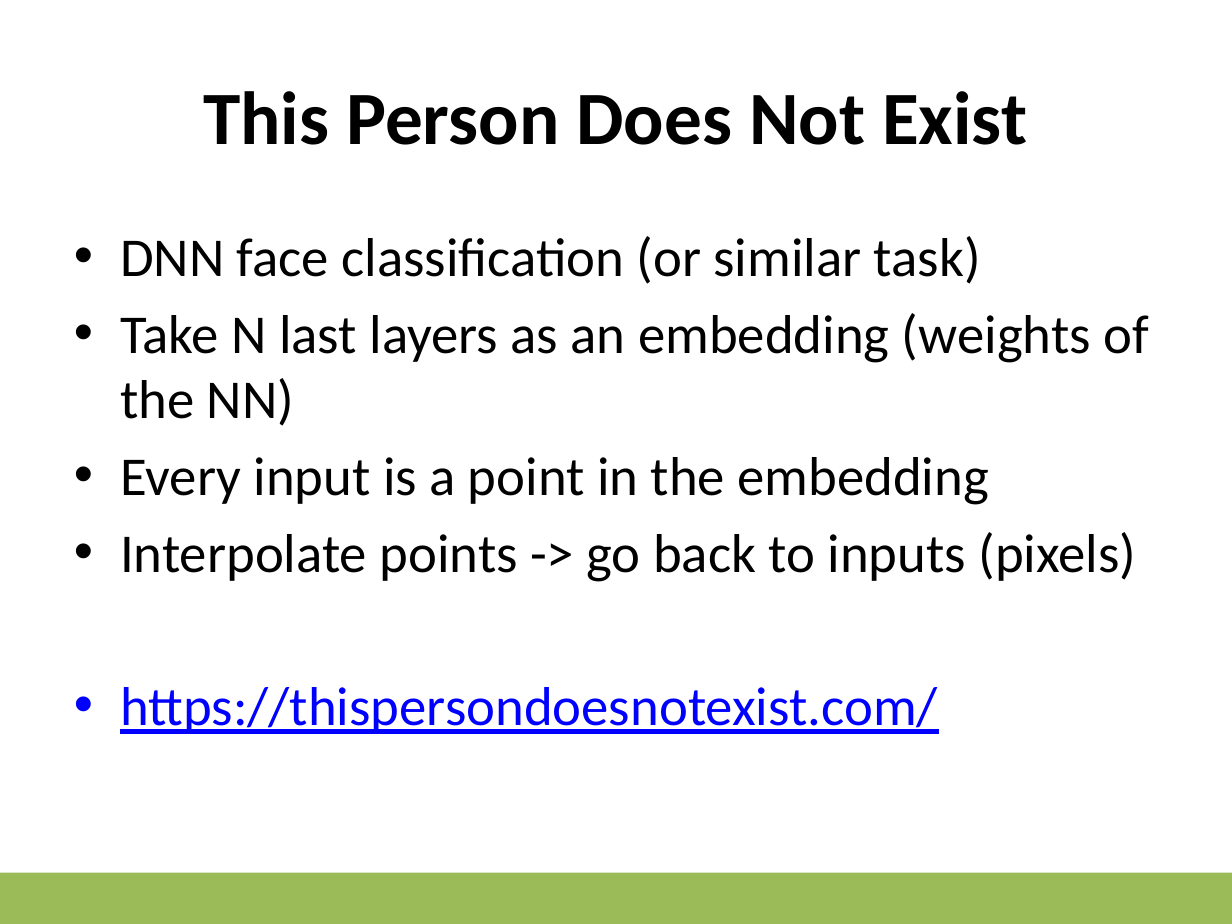
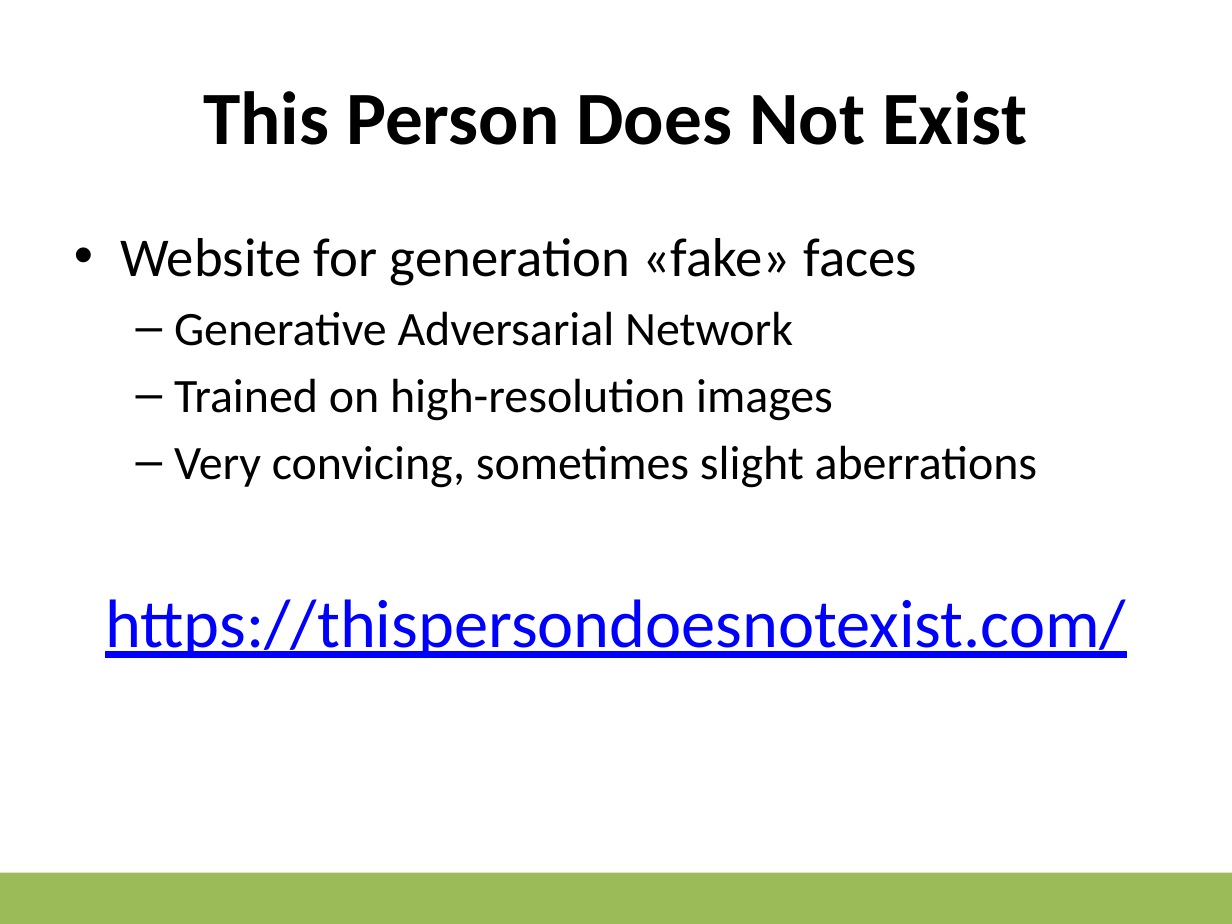
Before and after one commit to albertotonda/teaching, a slide deck: slide 9 of ml-subjects/GAN.pptx (slide 10 before the commit). Drawn at 1232x924 pixels with LibreOffice and Linux fonts; fonts in the diff are those of the drawing; background and template pictures are left out. Boxes give left, top, right and bottom in pixels: in the first picture for what was removed or moved away, otherwise in the second. Text is boxed around its words. In the diff, an @@ line names an element or a change of style, - is before the commit and + after.

```diff
--- a/ml-subjects/GAN.pptx
+++ b/ml-subjects/GAN.pptx
@@ text at bbox=[120, 238, 1037, 488]: text changed; size 32 to 28 pt @@
-• DNN face classification (or similar task)
-• Take N last layers as an embedding (weights of the NN)
-• Every input is a point in the embedding
-• Interpolate points -> go back to inputs (pixels)
+• Website for generation «fake» faces
+  – Generative Adversarial Network
+  – Trained on high-resolution images
+  – Very convicing, sometimes slight aberrations
@@ text at bbox=[105, 599, 1126, 658]: size 32 to 40 pt in "https://thispersondoesnotexist.com/"; alignment left to centre; bullet • to none; more space between paragraphs @@
```
Also in this commit, not shown: 1 other slide changed, 4 other files.
